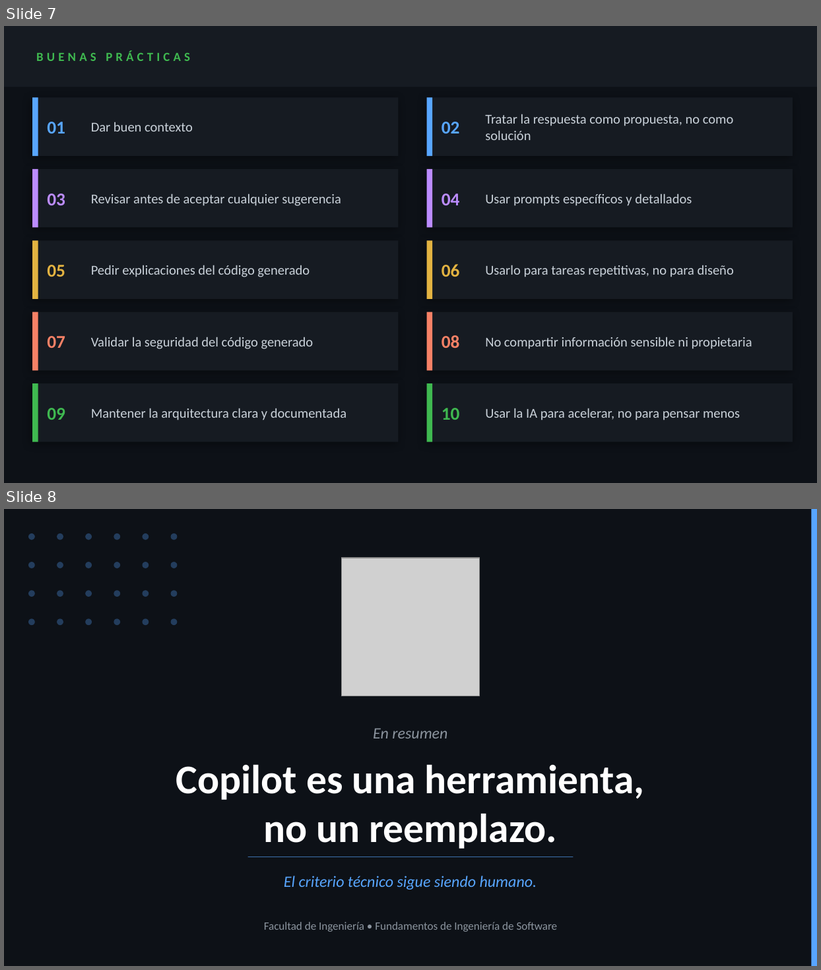
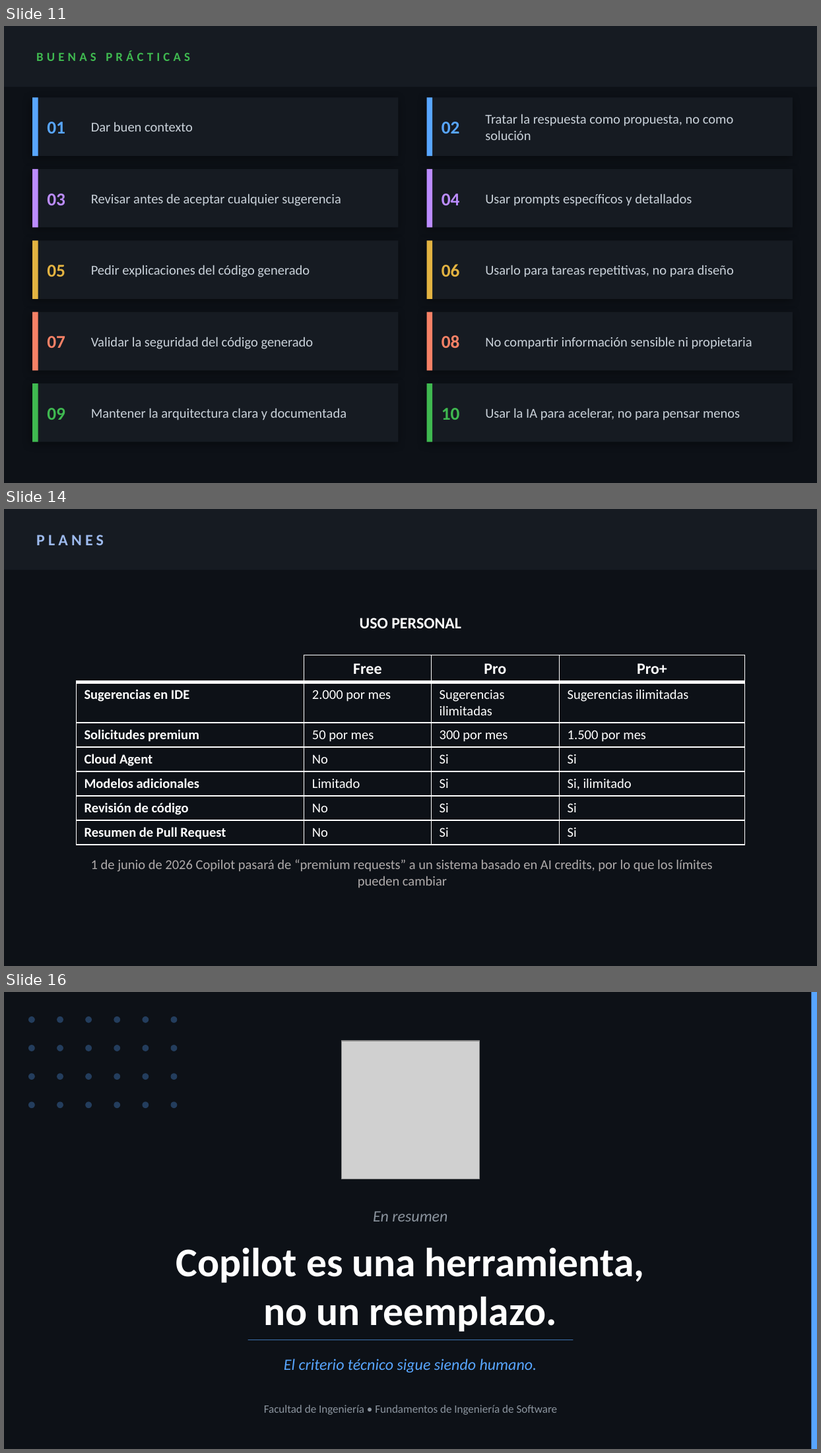
Before and after one commit to luciaviera/investigacion-GtiHubCopilot-FIS, a slide deck: presentacion.pptx. Shown one above the other, each under a label of ours: slides 7 and 8 before the commit, slides 11, 14 and 16 after it; the slides between them are not shown. The pictures are 821x970 and 821x1453 pixels, drawn with LibreOffice and Linux fonts; fonts in the diff are those of the drawing; grey boxes stand for pictures. Boxes give left, top, right and bottom in pixels: in the first picture for what was removed or moved away, otherwise in the second. Text is boxed around its words. In the diff, an @@ line names an element or a change of style, - is before the commit and + after.

```diff
--- a/presentacion.pptx
+++ b/presentacion.pptx
@@ slide 14 added at [4,509,817,966], background #0D1117 @@
@@ rectangle added at [4,509,817,570], fill #161B22 @@
@@ text added at [36,535,104,545], 14 pt, text #9DBAED, bold @@
+PLANES
@@ text added at [360,618,461,628], 14 pt, text #FFFFFF, bold @@
+USO PERSONAL
@@ table added at [77,656,745,845], 7 rows, 4 columns @@
+ | Free | Pro | Pro+
+Sugerencias en IDE | 2.000 por mes | Sugerencias ilimitadas | Sugerencias ilimitadas
+Solicitudes premium | 50 por mes | 300 por mes | 1.500 por mes
+Cloud Agent | No | Si | Si
+Modelos adicionales | Limitado | Si | Si, ilimitado
+Revisión de código | No | Si | Si
+Resumen de Pull Request | No | Si | Si
@@ text added at [91,859,712,889], 12 pt, text #AFABAB @@
+1 de junio de 2026 Copilot pasará de “premium requests” a un sistema basado en AI credits, por lo que los límites pueden cambiar
@@ what was slide 7 is now slide 11 @@
@@ what was slide 8 is now slide 16 @@
```
Also in this commit, not shown: 1 slide changed, 10 other slides added, 2 slides removed.
